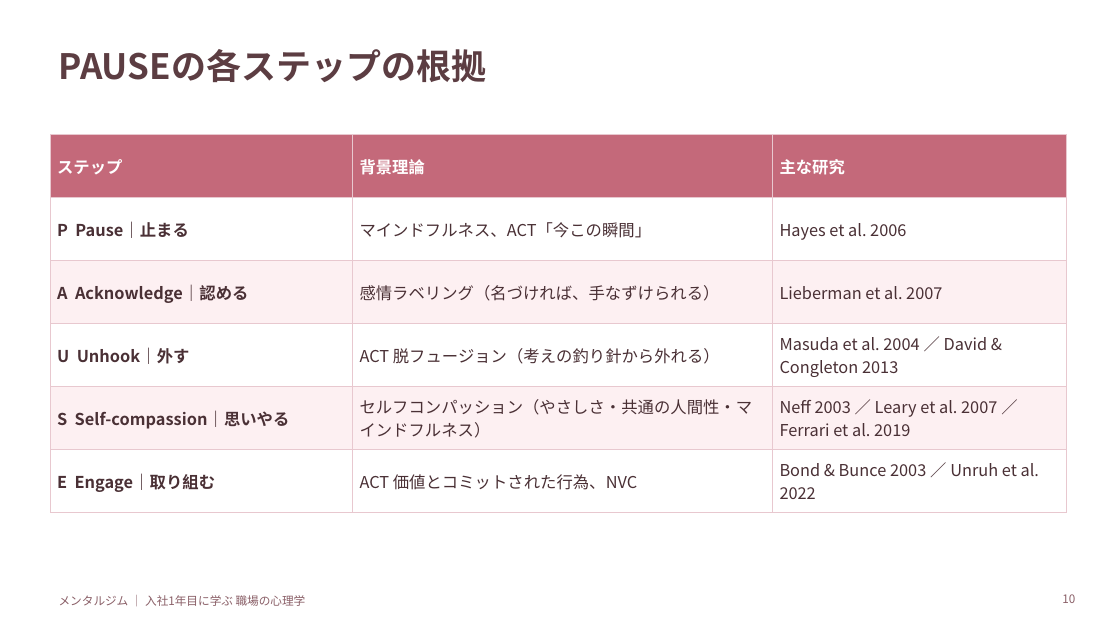
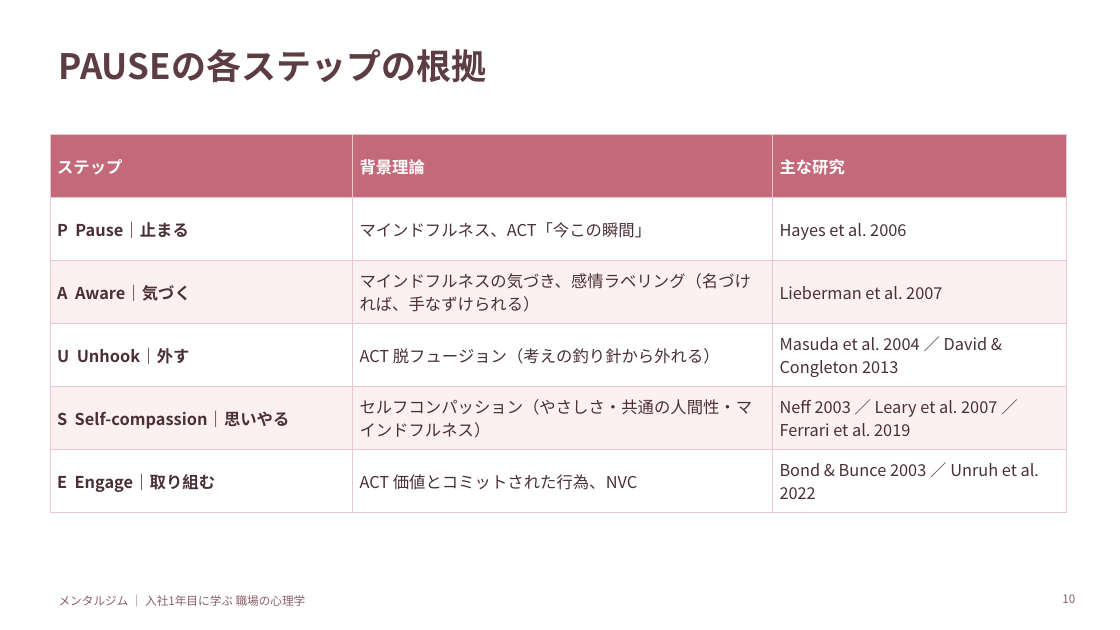
Before and after one commit to cocorest/mentalgym, a slide deck: slide 10 of programs/newcomer-first-year/slides/01_本研修_入社1年目に学ぶ職場の心理学.pptx. Drawn at 1120x630 pixels with LibreOffice and Linux fonts; fonts in the diff are those of the drawing. Boxes give left, top, right and bottom in pixels: in the first picture for what was removed or moved away, otherwise in the second. Text is boxed around its words. In the diff, an @@ line names an element or a change of style, - is before the commit and + after.

```diff
--- a/programs/newcomer-first-year/slides/01_本研修_入社1年目に学ぶ職場の心理学.pptx
+++ b/programs/newcomer-first-year/slides/01_本研修_入社1年目に学ぶ職場の心理学.pptx
@@ table at [50,134,1067,503] @@
-row 3, column 1: A Acknowledge｜認める
+row 3, column 1: A Aware｜気づく
-row 3, column 2: 感情ラベリング（名づければ、手なずけられる）
+row 3, column 2: マインドフルネスの気づき、感情ラベリング（名づければ、手なずけられる）
```
Also in this commit, not shown: 7 other slides changed, 9 other files.
